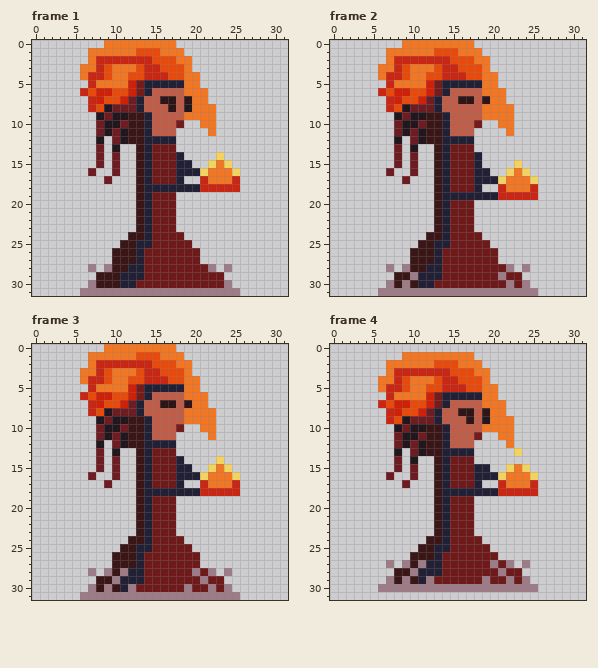
Two states of a pixel-art file, shared/assets/wytch-fyre.aseprite. That is the earlier state.
32x32 pixels, 4 frames. Colours within 5 levels of each other are drawn and written as one. Shown: frame 1, frame 2, frame 3, frame 4.
The same view after the edit:
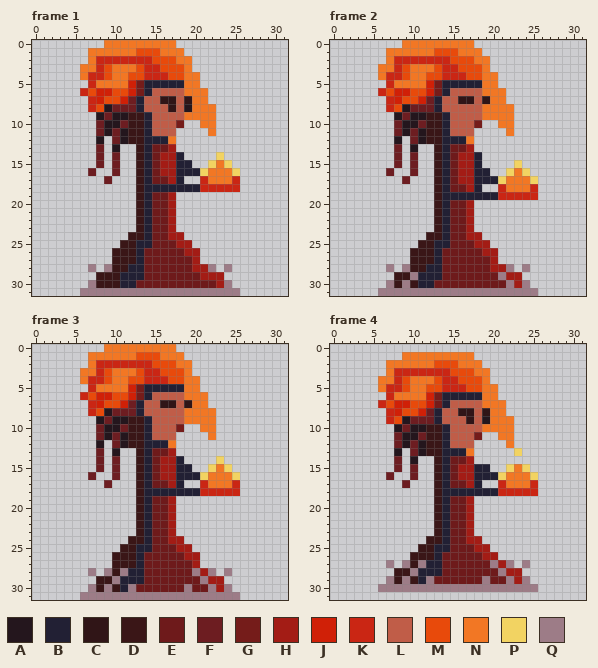
Palette (. is transparent): A #24161d  B #222034  C #301517  D #3a1617  E #6e1a1b  F #6d1d21  G #751c1a  H #a31c15  J #d02007  K #ca2614  L #c05d48  M #e84a0b  N #f27724  P #f2d362  Q #9d7c87
Edits made:
--- frame 1
@@ x 14..25 @@
 11 BLLL....N...
-12 BBBB........
-13 BEEE........
-14 BEEEB....P..
-15 BEEEBB..PNP.
-16 BEEEBBBPNNNP
-17 BEEEB..KNNNK
+12 BBBN........
+13 BEEH........
+14 BEHHB....P..
+15 BEHHBB..PNP.
+16 BEHHBBBPNNNP
+17 BEEHB..KNNNK
 18 BBBBBBBKKKKK
-19 BEEE........
-20 BEEE........
-21 BEEE........
-22 BEEE........
-23 BEEE........
-24 BEEEE.......
-25 BEEEEE......
-26 EEEEEEE.....
-27 EEEEEEE.....
-28 EEEEEEEEQ.Q.
-29 EEEEEEEEEE..
-30 EEEEEEEEEEQ.
+19 BEEH........
+20 BEEH........
+21 BEEH........
+22 BEEH........
+23 BEEH........
+24 BEEHH.......
+25 BEEEHH......
+26 EEEEEHH.....
+27 EEEEEEH.....
+28 EEEEEEHHQ.Q.
+29 EEEEEEEHHH..
+30 EEEEEEEEEHQ.
 31 QQQQQQQQQQQQ
--- frame 2
@@ x 14..25 @@
 11 BLLL....N...
-12 BBBB........
-13 BEEE........
-14 BEEEB.......
-15 BEEEB....P..
-16 BEEEBB..PNP.
-17 BEEEBBBPNNNP
-18 BEEEB..KNNNK
+12 BBBN........
+13 BEEH........
+14 BEHHB.......
+15 BEHHB....P..
+16 BEHHBB..PNP.
+17 BEHHBBBPNNNP
+18 BEEHB..KNNNK
 19 BBBBBBBKKKKK
-20 BEEE........
-21 BEEE........
-22 BEEE........
-23 BEEE........
-24 BEEEE.......
-25 BEEEEE......
-26 EEEEEEE.....
-27 EEEEEEE.....
-28 EEEEEEEEQ.Q.
-29 EEEEEEEQEE..
-30 EEEEEEEEQEQ.
+20 BEEH........
+21 BEEH........
+22 BEEH........
+23 BEEH........
+24 BEEHH.......
+25 BEEEHH......
+26 EEEEEHH.....
+27 EEEEEEH.....
+28 EEEEEEHHQ.Q.
+29 EEEEEEEQHH..
+30 EEEEEEEEQHQ.
 31 QQQQQQQQQQQQ
--- frame 3
@@ x 14..25 @@
 11 BLLL....N...
-12 BBBB........
-13 BEEE........
-14 BEEEB....P..
-15 BEEEBB..PNP.
-16 BEEEBBBPNNNP
-17 BEEEB..KNNNK
+12 BBBN........
+13 BEEH........
+14 BEHHB....P..
+15 BEHHBB..PNP.
+16 BEHHBBBPNNNP
+17 BEEHB..KNNNK
 18 BBBBBBBKKKKK
-19 BEEE........
-20 BEEE........
-21 BEEE........
-22 BEEE........
-23 BEEE........
-24 BEEEE.......
-25 BEEEEE......
-26 EEEEEEE.....
-27 EEEEEEE.....
-28 EEEEEEQEQ.Q.
-29 EEEEEEEQEE..
-30 EEEEEQEEQEQ.
+19 BEEH........
+20 BEEH........
+21 BEEH........
+22 BEEH........
+23 BEEH........
+24 BEEHH.......
+25 BEEEHH......
+26 EEEEEHH.....
+27 EEEEEEH.....
+28 EEEEEEQHQ.Q.
+29 EEEEEEEQHH..
+30 EEEEEQEEQHQ.
 31 QQQQQQQQQQQQ
--- frame 4
@@ x 14..25 @@
 12 BLLL....N...
-13 BBBB.....P..
-14 BEEE........
-15 BEEEBB..PNP.
-16 BEEEBBBPNNNP
-17 BEEEB..KNNNK
+13 BBBN.....P..
+14 BEEH........
+15 BEHHBB..PNP.
+16 BEHHBBBPNNNP
+17 BEEHB..KNNNK
 18 BBBBBBBKKKKK
-19 BEEE........
-20 BEEE........
-21 BEEE........
-22 BEEE........
-23 BEEE........
-24 BEEEE.......
-25 BEEEEE......
-26 EEEEEEE.....
-27 EEEEEEQEQ.Q.
-28 EEEEEEEQEE..
-29 EEEEEQEEQEQ.
+19 BEEH........
+20 BEEH........
+21 BEEH........
+22 BEEH........
+23 BEEH........
+24 BEEHH.......
+25 BEEEHH......
+26 EEEEEHH.....
+27 EEEEEEQHQ.Q.
+28 EEEEEEEQHH..
+29 EEEEEQEEQHQ.
 30 QQQQQQQQQQQQ
Changed places in both pictures, as pixel boxes (x1, y1, x2, y2):
changed: (160, 136, 224, 288)
changed: (458, 136, 522, 288)
changed: (160, 440, 224, 592)
changed: (458, 448, 522, 584)
